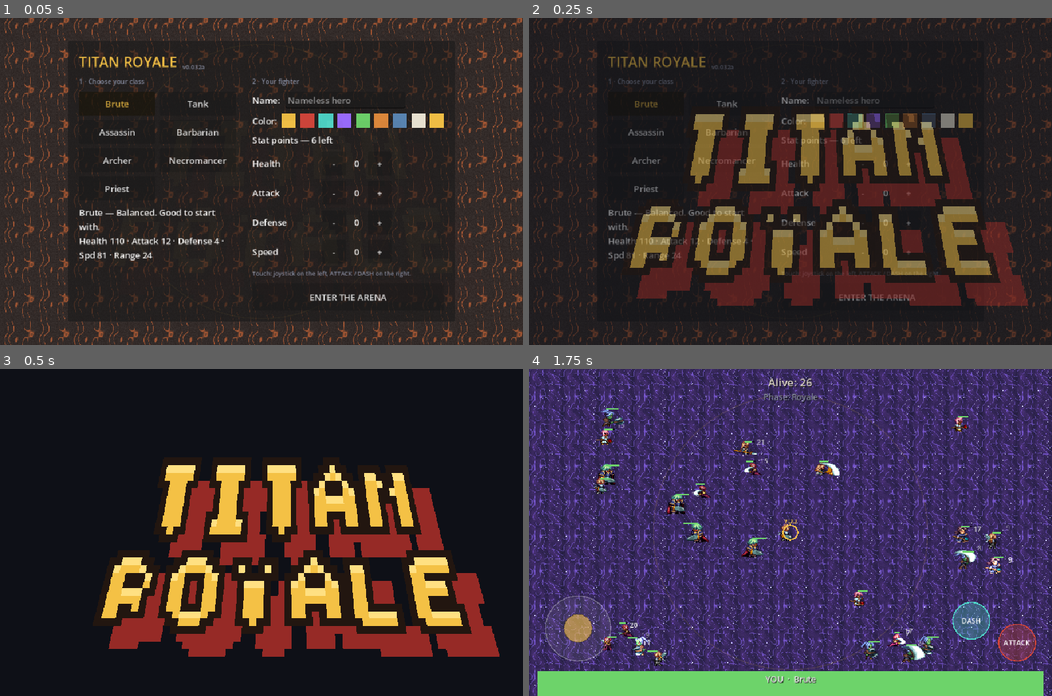
Above: before the commit, frames 1-4 (two rows, left to right).
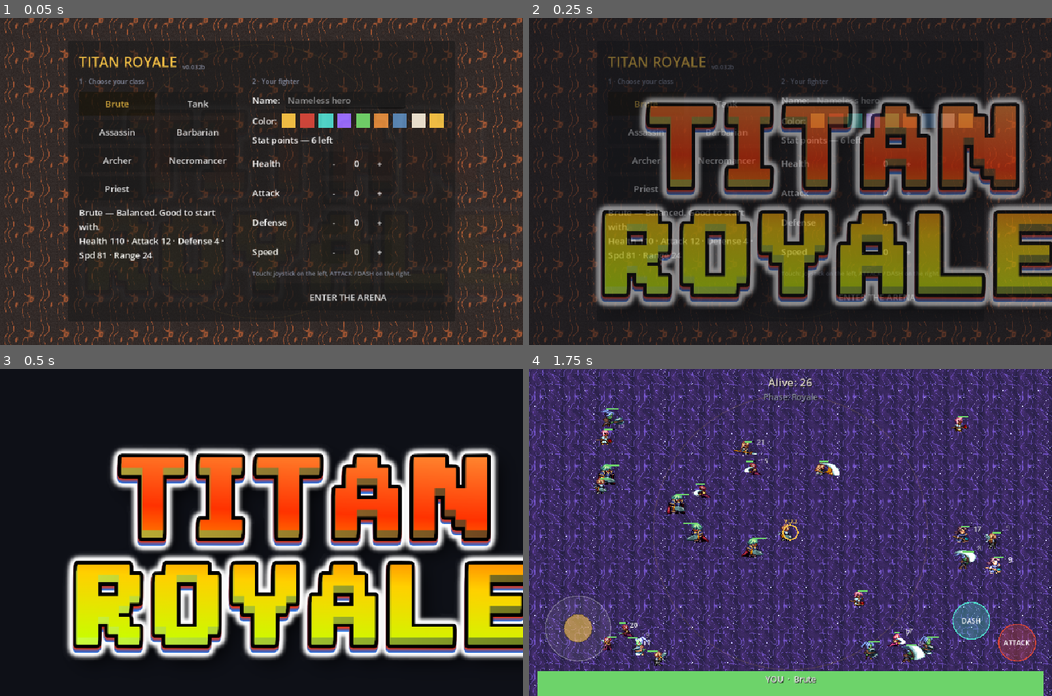
Above: after the commit, the same moments.

Repository: ruicasaisalves/titan-royale
Game: Godot game, scene res://scenes/Main.tscn
Two runs of this game, one before a commit and one after it. Both use one fixed random seed, a clock stepped at 60 frames per second and the inputs below.
Inputs (mouse positions are in pixels of both pictures, inside the frame that each line leads up to):
- Up to frame 1 (0.05 s): no input
- Up to frame 2 (0.25 s): no input
- Up to frame 3 (0.5 s): no input
- Up to frame 4 (1.75 s): click (874, 450) at 0.52 s; type "Alex" at 0.6 s; click "ENTER THE ARENA" at 1.25 s

The runs differ from the first frame. In frame 1, less than 0.1% of the frame differs, in the area x 38-40%, y 14-16%; in frame 2, 43%; in frame 3, 46%, in the area x 12-100%, y 23-89%; in frame 4, nothing differs.

Commit message:
Use author's hand-made TITAN ROYALE logo; drop procedural generator
- assets/ui/logo.png: substitui o logo procedural pela arte final do autor
  (mesmo caminho, ja usado pelo boot splash e pela intro).
- Remove tools/gen_logo.py (o logo passa a ser um asset, nao gerado) e
  atualiza a nota no CLAUDE.md para nao ser sobreposto.
- Bump versao para 0.032b.

Co-Authored-By: Claude Opus 4.8 <noreply@anthropic.com>
Claude-Session: https://claude.ai/code/session_01C8M7UENX3dzYfcT4jyVMtX

Diff:
--- a/project.godot
+++ b/project.godot
@@ -15,7 +15,7 @@
 [application]
 
 config/name="Titan Royale"
-config/version="0.032a"
+config/version="0.032b"
 run/main_scene="res://scenes/Main.tscn"
 config/features=PackedStringArray("4.7")
 boot_splash/bg_color=Color(0.055, 0.063, 0.09, 1)
Binary file changed: assets/ui/logo.png
Not shown, changed: export_presets.cfg
Not shown, changed: CLAUDE.md
Not shown, removed: tools/gen_logo.py
